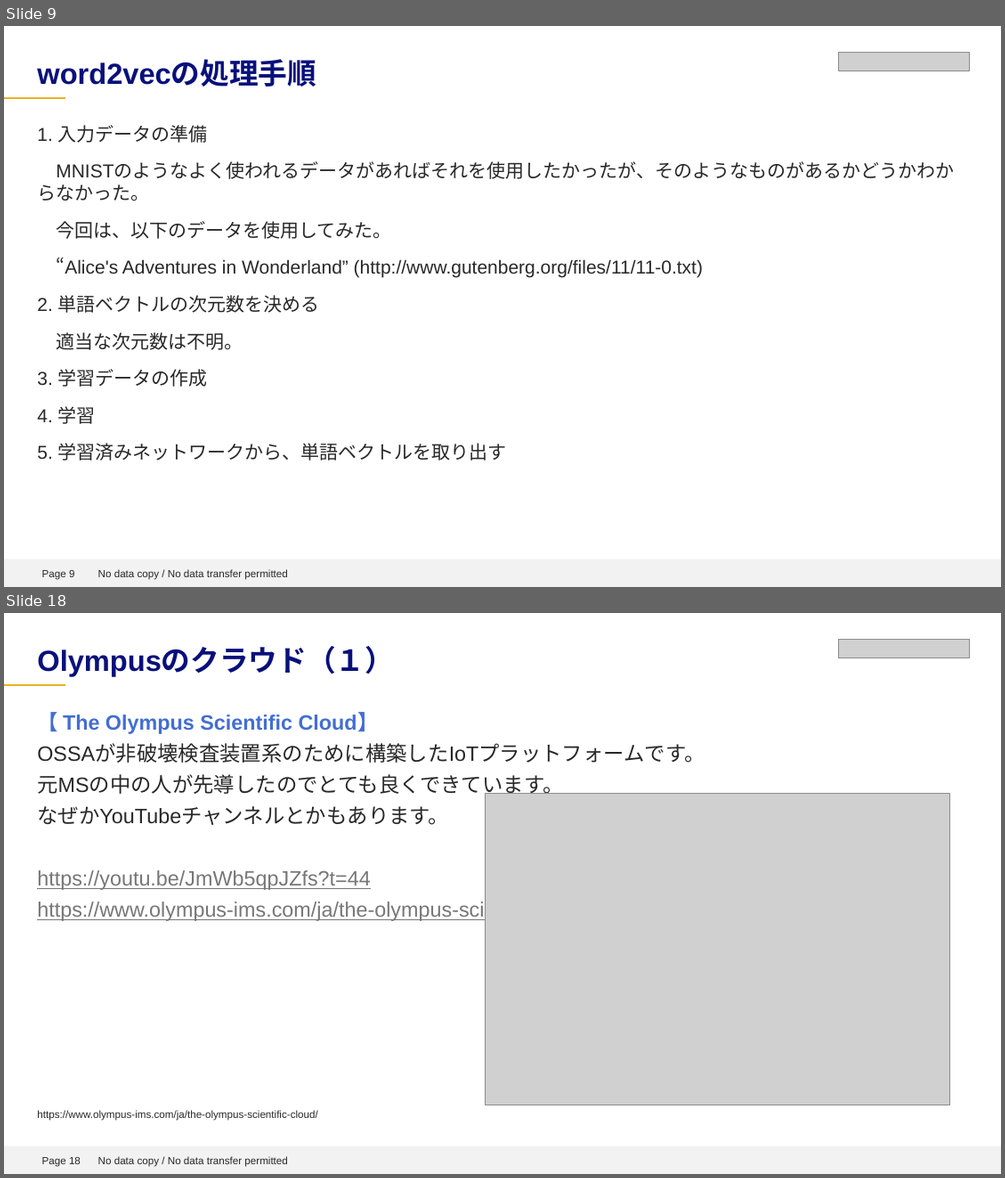
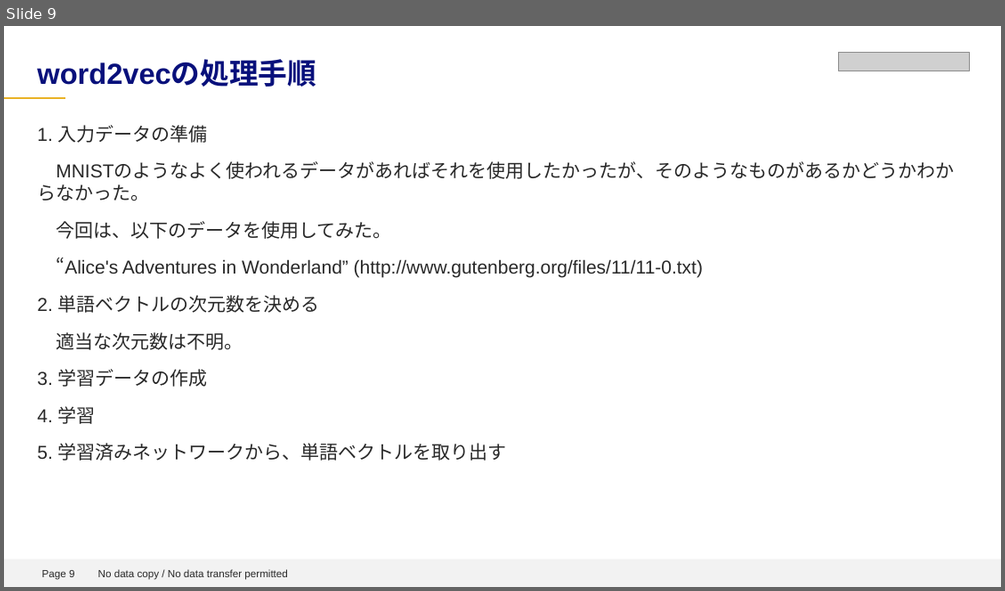
Before and after one commit to sunday-robot/DeepLerningKot, a slide deck: word2vecの紹介.pptx. Shown one above the other, each under a label of ours: slides 9 and 18 before the commit, slide 9 after it; the slides between them are not shown. The pictures are 1005x1178 and 1005x591 pixels, drawn with LibreOffice and Linux fonts; fonts in the diff are those of the drawing; grey boxes stand for pictures; background and template pictures are left out. Boxes give left, top, right and bottom in pixels: in the first picture for what was removed or moved away, otherwise in the second. Text is boxed around its words. In the diff, an @@ line names an element or a change of style, - is before the commit and + after.

```diff
--- a/word2vecの紹介.pptx
+++ b/word2vecの紹介.pptx
@@ slide 18 removed at bbox=[4, 613, 1001, 1174], background #FFFFFF; not listed: 4 template elements that a slide beside it also shows @@
@@ picture removed at bbox=[839, 639, 970, 657] @@
@@ title removed at bbox=[37, 648, 394, 676] @@
-Olympusのクラウド（１）
@@ text removed at bbox=[37, 712, 704, 921] @@
-【 The Olympus Scientific Cloud】
-OSSAが非破壊検査装置系のために構築したIoTプラットフォームです。
-元MSの中の人が先導したのでとても良くできています。
-なぜかYouTubeチャンネルとかもあります。
-https://youtu.be/JmWb5qpJZfs?t=44
-https://www.olympus-ims.com/ja/the-olympus-scientific-cloud/
@@ picture removed at bbox=[485, 793, 950, 1104] @@
@@ text removed at bbox=[37, 1110, 317, 1120] @@
-https://www.olympus-ims.com/ja/the-olympus-scientific-cloud/
```
Also in this commit, not shown: 9 slides changed, 2 slides added, 12 other slides removed.
